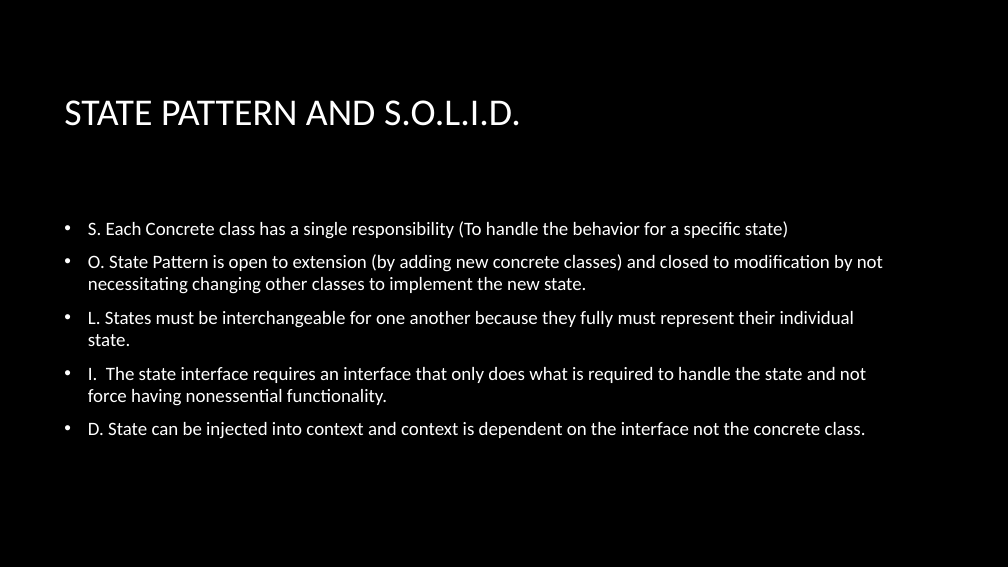
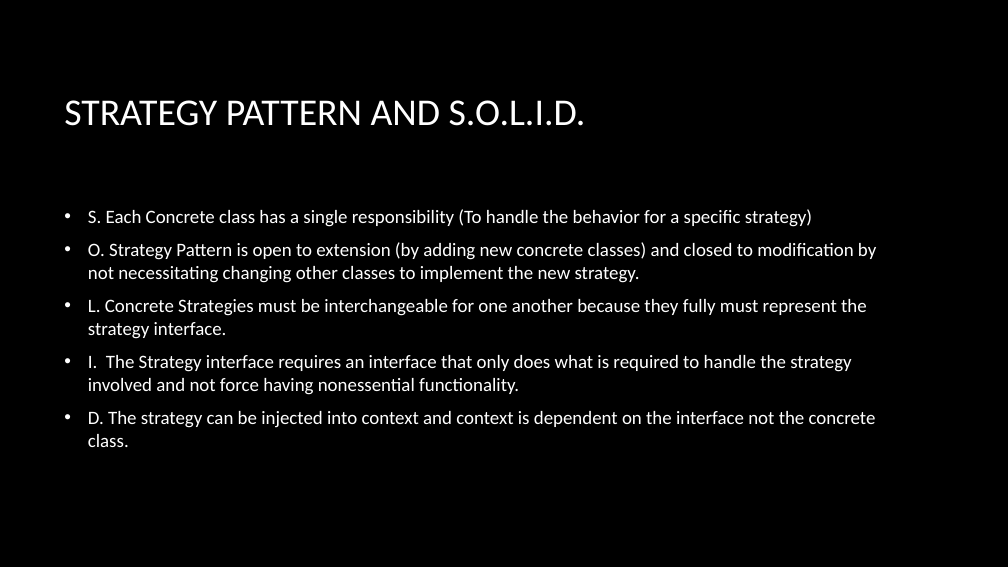
Before and after one commit to dundane/CSC360Demos, a slide deck: slide 102 of CSC360Demo/Design Patterns Slide Show.pptx. Drawn at 1008x567 pixels with LibreOffice and Linux fonts; fonts in the diff are those of the drawing; background and template pictures are left out. Boxes give left, top, right and bottom in pixels: in the first picture for what was removed or moved away, otherwise in the second. Text is boxed around its words. In the diff, an @@ line names an element or a change of style, - is before the commit and + after.

Commit message:
Update for strategy

```diff
--- a/CSC360Demo/Design Patterns Slide Show.pptx
+++ b/CSC360Demo/Design Patterns Slide Show.pptx
@@ title at (64, 100, 586, 126): text changed @@
-STATE PATTERN AND S.O.L.I.D.
+STRATEGY PATTERN AND S.O.L.I.D.
@@ text at (88, 209, 876, 447): text changed @@
-• S. Each Concrete class has a single responsibility (To handle the behavior for a specific state)
-• O. State Pattern is open to extension (by adding new concrete classes) and closed to modification by not necessitating changing other classes to implement the new state.
-• L. States must be interchangeable for one another because they fully must represent their individual state.
-• I. The state interface requires an interface that only does what is required to handle the state and not force having nonessential functionality.
-• D. State can be injected into context and context is dependent on the interface not the concrete class.
+• S. Each Concrete class has a single responsibility (To handle the behavior for a specific strategy)
+• O. Strategy Pattern is open to extension (by adding new concrete classes) and closed to modification by not necessitating changing other classes to implement the new strategy.
+• L. Concrete Strategies must be interchangeable for one another because they fully must represent the strategy interface.
+• I. The Strategy interface requires an interface that only does what is required to handle the strategy involved and not force having nonessential functionality.
+• D. The strategy can be injected into context and context is dependent on the interface not the concrete class.
```
Also in this commit, not shown: 8 other slides changed, 2 slides added.
